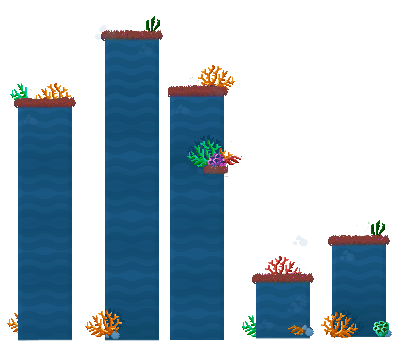
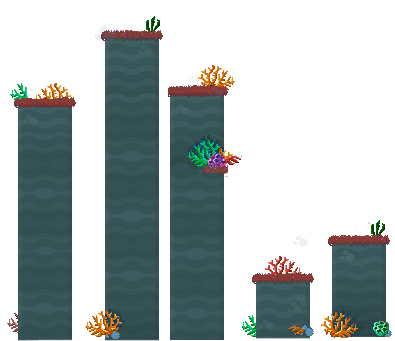
Layered file, before and after one edit (395x341). Changes by layer:
pixels changed over (7, 25, 392, 341) (layer not identified)
